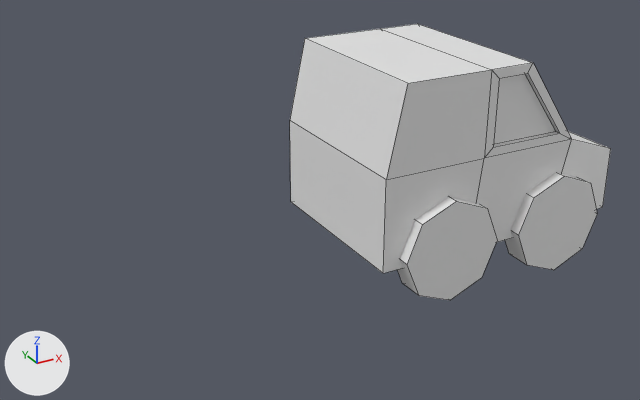
One commit to the FBX model Assets/Meshes/Car.fbx: the scene before it, then after it.
One viewpoint serves both versions: a camera (50 mm lens) standing at (-2.69, -3.75, 2.34) and looking at (-0.62, 0.01, 0.46). Lighting does not change. The marker at lower left points along +X, +Y and +Z. Mesh edges are drawn as thin lines. Where no turn or scale is listed for an object, it has been applied to the vertices.

Before the edit, the objects in view are built like this:
```python
me_cube_001 = bpy.data.meshes.new('Cube.001')
me_cube_001.from_pydata(...)  # 110 vertices, 84 faces; spans x -0.55..1.0, y -0.56..0.56, z 0.01..1.2
ob_cube = bpy.data.objects.new('Cube', me_cube_001)
ob_cube.location = (0.0, 0.0, 0.0)
```
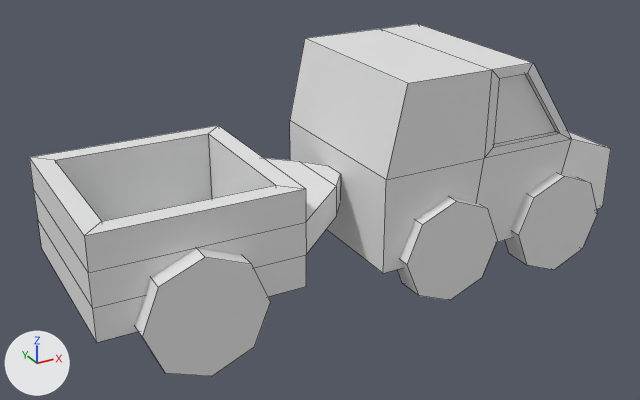
Boxes (x1, y1, x2, y2) around the edits, measured in the pictures (640 x 400 px):
'Cargo', added
    after: (29, 125, 341, 376)

The change, as a list of edits to the scene's bpy script:
```text
Add me_cube_002:
    me_cube_002.from_pydata(...)  # 64 vertices, 50 faces; spans x -1.332..0.102, y -0.595..0.599, z 0.014..0.783
Add ob_cargo:
    ob_cargo = bpy.data.objects.new('Cargo', me_cube_002)
    ob_cargo.location = (-0.643, 0.0, 0.0)
```
